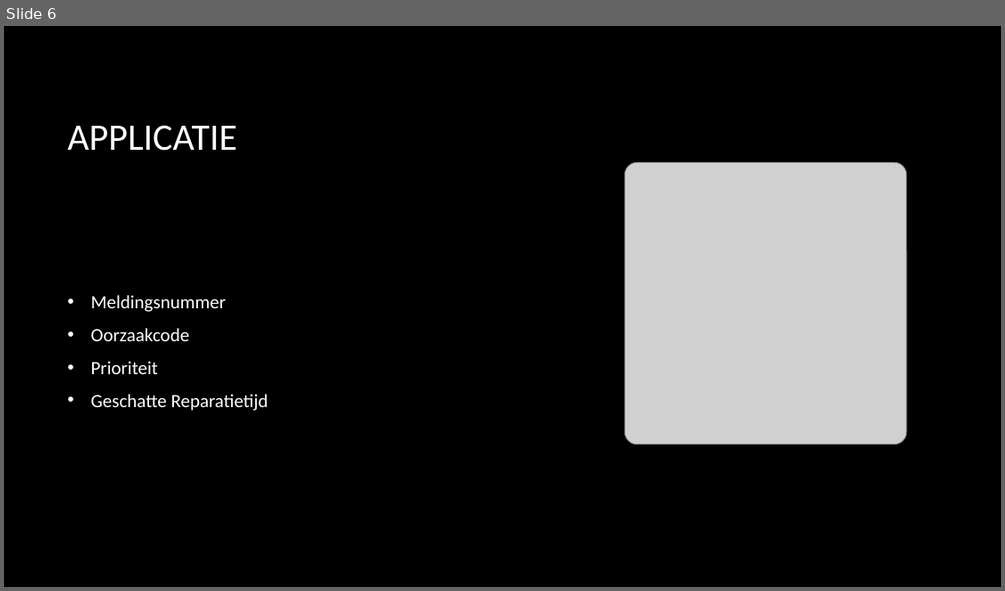
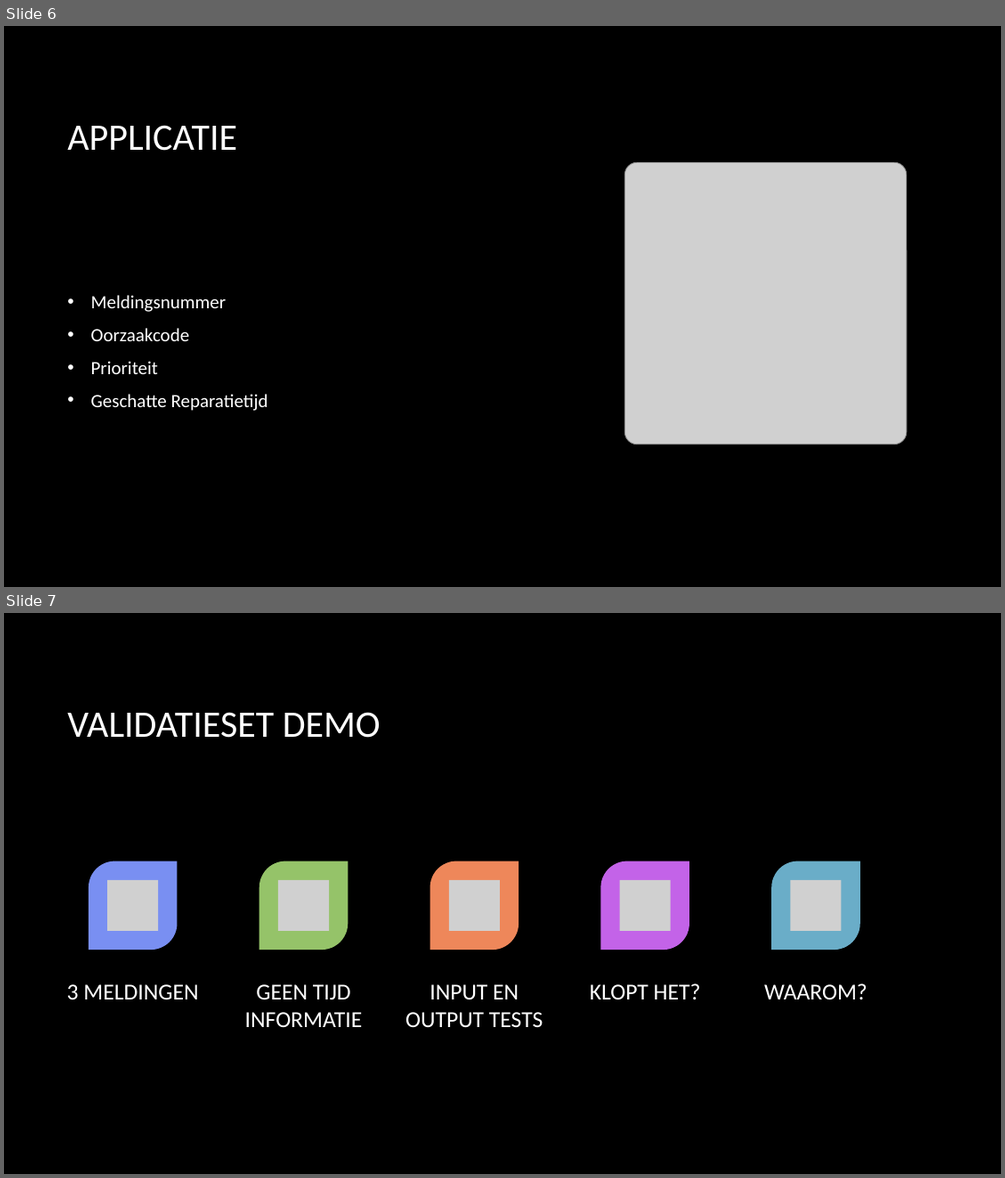
Before and after one commit to GameModes/Data-driven_business_group3, a slide deck: DDB-Groep3-Presentatie.pptx. Shown one above the other, each under a label of ours: slide 6 before the commit, slides 6 and 7 after it. The pictures are 1005x591 and 1005x1178 pixels, drawn with LibreOffice and Linux fonts; fonts in the diff are those of the drawing; grey boxes stand for pictures; background and template pictures are left out. Boxes give left, top, right and bottom in pixels: in the first picture for what was removed or moved away, otherwise in the second. Text is boxed around its words. In the diff, an @@ line names an element or a change of style, - is before the commit and + after.

```diff
--- a/DDB-Groep3-Presentatie.pptx
+++ b/DDB-Groep3-Presentatie.pptx
@@ slide 7 added at [4, 613, 1001, 1174], background picture (left out) @@
@@ title added at [67, 712, 380, 738], 36 pt, text #FFFFFF @@
+VALIDATIESET DEMO
@@ group added at [67, 861, 867, 1028]: 5 round diag rects, 5 pictures, 5 texts @@
+3 MELDINGEN
+GEEN TIJD INFORMATIE
+INPUT EN OUTPUT TESTS
+KLOPT HET?
+WAAROM?
```
Also in this commit, not shown: 2 slides changed, 4 slides removed.
